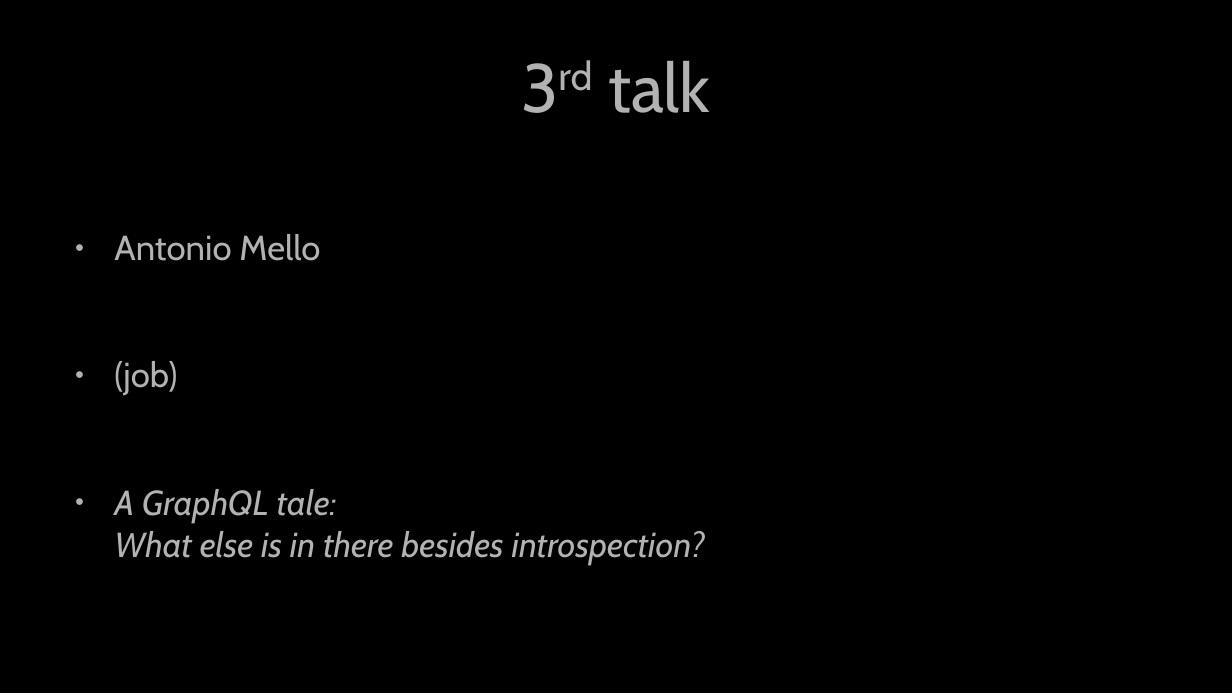
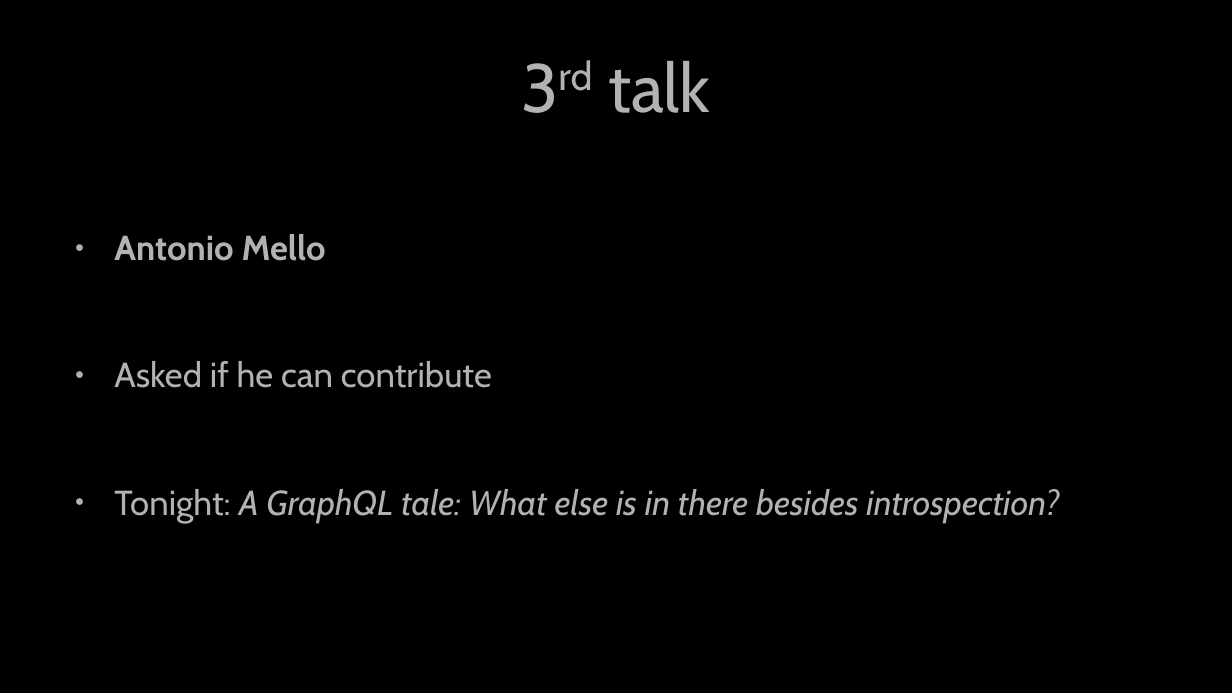
Before and after one commit to Security-Nights/orga, a slide deck: slide 6 of 2023/March/presentation.odp. Drawn at 1232x693 pixels with LibreOffice and Linux fonts; fonts in the diff are those of the drawing. Boxes give left, top, right and bottom in pixels: in the first picture for what was removed or moved away, otherwise in the second. Text is boxed around its words. In the diff, an @@ line names an element or a change of style, - is before the commit and + after.

```diff
--- a/2023/March/presentation.odp
+++ b/2023/March/presentation.odp
@@ text at [114,234,326,261]: bold on in "Antonio Mello" @@
@@ text at [114,361,1059,523]: text changed @@
-● (job)
-● A GraphQL tale:
-  What else is in there besides introspection?
+● Asked if he can contribute
+● Tonight: A GraphQL tale: What else is in there besides introspection?
```
Also in this commit, not shown: 3 other slides changed, 2 slides added, 2 slides removed, 1 other file.
